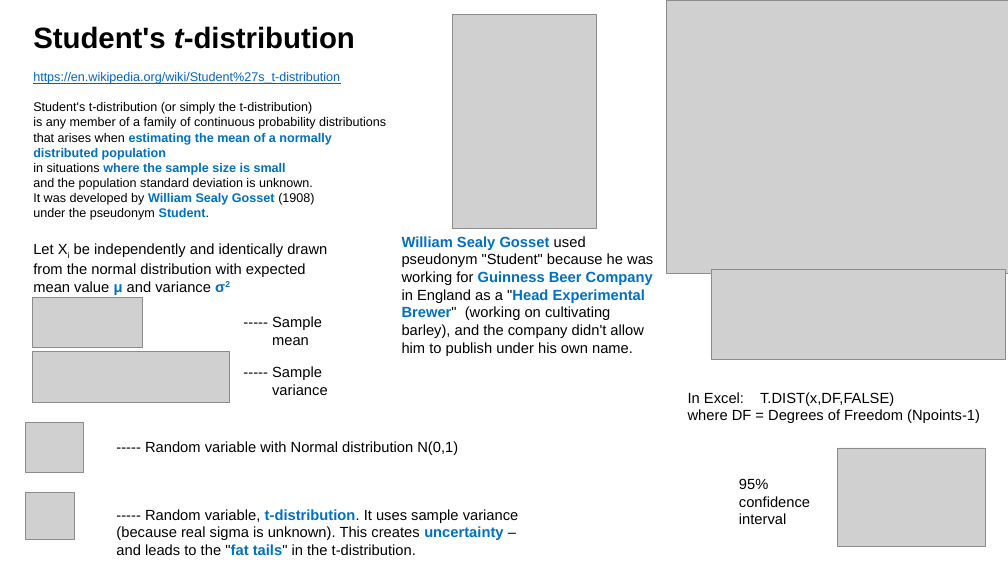
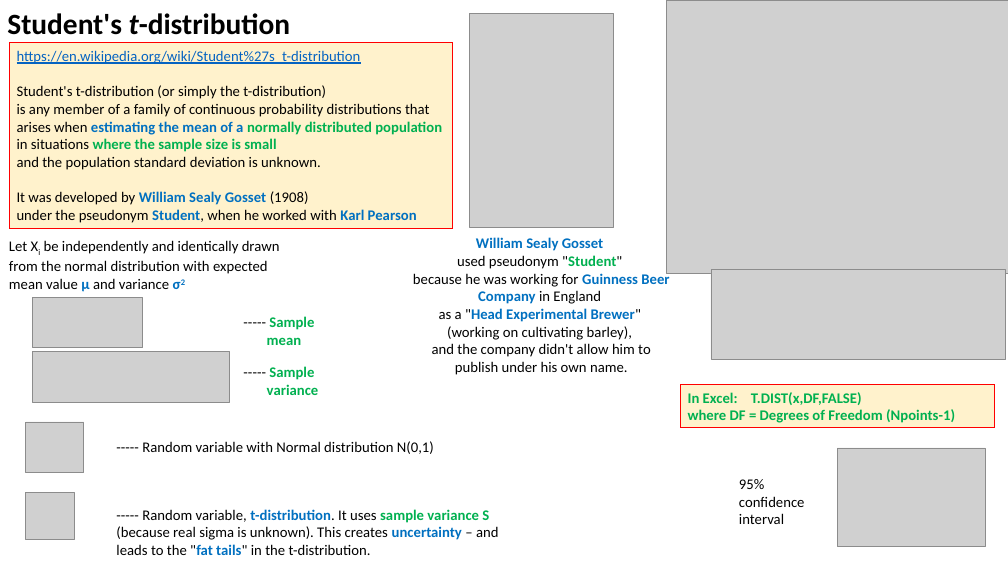
Before and after one commit to lselector/statistics, a slide deck: slide 1 of statistics_07b_t_distribution.pptx. Drawn at 1008x567 pixels with LibreOffice and Linux fonts; fonts in the diff are those of the drawing; grey boxes stand for pictures. Boxes give left, top, right and bottom in pixels: in the first picture for what was removed or moved away, otherwise in the second. Text is boxed around its words. In the diff, an @@ line names an element or a change of style, - is before the commit and + after.

```diff
--- a/statistics_07b_t_distribution.pptx
+++ b/statistics_07b_t_distribution.pptx
@@ text added at bbox=[7, 13, 291, 35], 28 pt, text #000000, bold @@
+Student's t-distribution
@@ text in rectangle at bbox=[33, 26, 355, 49]: paragraph removed @@
-Student's t-distribution
@@ picture: place and size @@
-picture at bbox=[453, 15, 597, 229]
+picture at bbox=[470, 14, 614, 228]
@@ rectangle "https://en.wikipedia.org/wiki/Student%27s_t-distribution": place and size @@
-rectangle "https://en.wikipedia.org/wiki/Student%27s_t-distribution" at bbox=[33, 26, 386, 220]
+rectangle "https://en.wikipedia.org/wiki/Student%27s_t-distribution" at bbox=[9, 43, 453, 229]
@@ rectangle "https://en.wikipedia.org/wiki/Student%27s_t-distribution" at bbox=[9, 43, 453, 229]: fill none to #FFF2CC; outline none to #FF0000 0.75 pt @@
@@ text in rectangle at bbox=[17, 50, 442, 205]: size 12 to 14 pt, font Arial to Calibri in "https://en.wikipedia.org/wiki/Student%27s_t-distribution", "Student's t-distribution (or simply the t-distribution)", "is any member of a family of ...", "in situations where the sample size is ..." and 2 more places; text colour #0070C0 to #00B050 in "normally distributed population", "where the sample size is small" @@
@@ text in rectangle at bbox=[17, 209, 417, 223]: text changed; size 12 to 14 pt; font Arial to Calibri @@
-under the pseudonym Student.
+under the pseudonym Student, when he worked with Karl Pearson
@@ font Arial to Calibri in 3 elements at bbox=[142, 441, 434, 454], bbox=[739, 479, 805, 524], bbox=[9, 240, 280, 292] @@
@@ text "Let Xi be independently and ...": place and size @@
-text "Let Xi be independently and ..." at bbox=[33, 243, 327, 295]
+text "Let Xi be independently and ..." at bbox=[9, 240, 280, 292]
@@ text at bbox=[413, 237, 669, 375]: text changed; font Arial to Calibri @@
-William Sealy Gosset used pseudonym "Student" because he was working for Guinness Beer Company in England as a "Head Experimental Brewer" (working on cultivating barley), and the company didn't allow him to publish under his own name.
+William Sealy Gosset
+used pseudonym "Student"
+because he was working for Guinness Beer Company in England
+as a "Head Experimental Brewer" (working on cultivating barley),
+and the company didn't allow him to publish under his own name.
@@ text "----- Sample" at bbox=[267, 316, 314, 345]: font Arial to Calibri; text colour #000000 to #00B050, bold on in "Sample", "mean" @@
@@ text "----- Sample" at bbox=[267, 366, 319, 395]: font Arial to Calibri; text colour #000000 to #00B050, bold on in "Sample", "variance" @@
@@ rectangle "In Excel: T.DIST(x,DF,FALSE)": place and size @@
-rectangle "In Excel: T.DIST(x,DF,FALSE)" at bbox=[688, 392, 980, 423]
+rectangle "In Excel: T.DIST(x,DF,FALSE)" at bbox=[681, 385, 995, 428]
@@ rectangle "In Excel: T.DIST(x,DF,FALSE)" at bbox=[681, 385, 995, 428]: font Arial to Calibri, text colour #000000 to #00B050, bold on; fill none to #FFF2CC; outline none to #FF0000 0.75 pt @@
@@ text at bbox=[116, 509, 499, 555]: text changed; font Arial to Calibri @@
------ Random variable, t-distribution. It uses sample variance (because real sigma is unknown). This creates uncertainty – and leads to the "fat tails" in the t-distribution.
+----- Random variable, t-distribution. It uses sample variance S (because real sigma is unknown). This creates uncertainty – and leads to the "fat tails" in the t-distribution.
```
Also in this commit, not shown: 7 other slides changed, 1 slide added, 6 other files.
